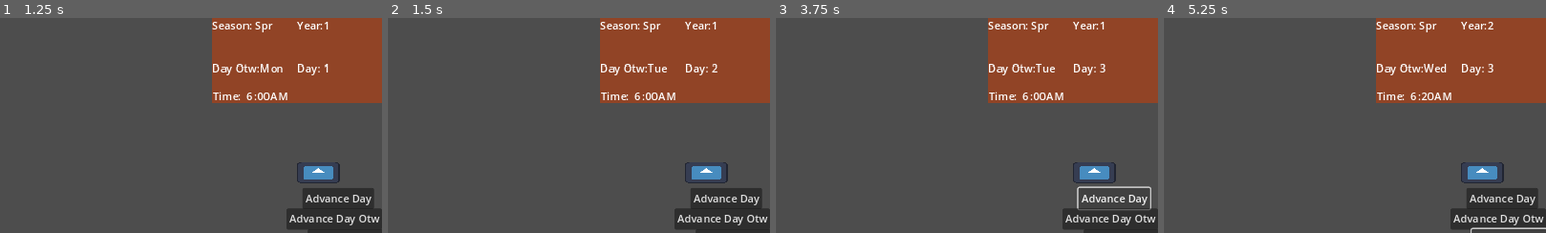
Above: before the commit, frames 1-4 (left to right).
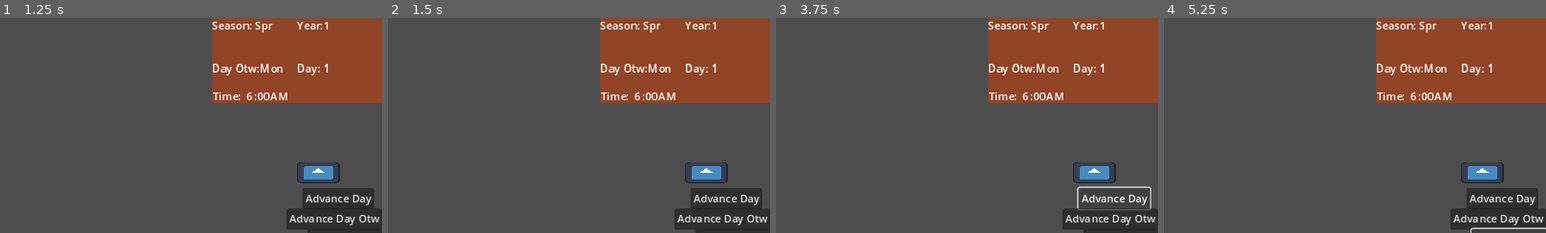
Above: after the commit, the same moments.

Repository: AtaMakesStuff/internship-farming-game
Game: Godot game, scene res://title.tscn
The game is run twice, just before and just after one commit, with the same random seed, the same clock (stepped at 60 frames per second) and the same inputs. The engine's default icon, where the game draws it, is replaced by a stand-in: a white triangle on a blue panel in a dark square.
Inputs:
- Up to frame 1 (1.25 s): click "Play" at 0.5 s
- Up to frame 2 (1.5 s): click "End Day" at 1.25 s
- Up to frame 3 (3.75 s): click "Start Time" at 2 s; click "Start Time" at 2.75 s; click "Advance Day" at 3.5 s
- Up to frame 4 (5.25 s): click "Advance Day Otw" at 4.25 s; click "Advance Year" at 5 s
The pictures show only the part of the screen within x 50-100%, y 0-50%; the shares and areas given below are measured in that part.

Frame 1 is identical in both runs. In frame 2, 0.2% of the frame differs, in the area x 68-87%, y 21-26%; in frame 3, 0.2%; in frame 4, 0.3%, in the area x 67-87%, y 1-39%.

Commit message:
Broken
- removed signals from buttons on testing scene
- end_day() no longer calls advance_day()
- start_tracking_minutes() no longer starts the timer node

Diff:
--- a/internship-farming-game/testing.tscn
+++ b/internship-farming-game/testing.tscn
@@ -121,12 +121,6 @@
 [connection signal="send_active_queue" from="CanvasLayer2/inventory_hotbar_ui/NinePatchRect/GridContainer" to="CanvasLayer2/inventory_hotbar_ui" method="_on_grid_container_send_active_queue"]
 [connection signal="npc_clicked" from="npc/Sprite2D" to="dialogue_box" method="_on_sprite_2d_npc_clicked"]
 [connection signal="dialogue_finished" from="dialogue_box/text_box" to="dialogue_box" method="_on_text_box_dialogue_finished"]
-[connection signal="pressed" from="time/testingTime" to="time" method="_on_testing_time_pressed"]
-[connection signal="pressed" from="time/testingTime2" to="time" method="_on_testing_time_2_pressed"]
-[connection signal="pressed" from="time/testingTime3" to="time" method="_on_testing_time_3_pressed"]
-[connection signal="pressed" from="time/testingTime4" to="time" method="_on_testing_time_4_pressed"]
-[connection signal="pressed" from="time/testingTime5" to="time" method="_on_testing_time_5_pressed"]
-[connection signal="pressed" from="time/testingTime6" to="time" method="_on_testing_time_6_pressed"]
 
 [editable path="CanvasLayer/inventory_ui"]
 [editable path="CanvasLayer2/inventory_hotbar_ui"]
--- a/internship-farming-game/time.gd
+++ b/internship-farming-game/time.gd
@@ -84,10 +84,9 @@
 	if current_day == max_day:
 		advance_season()
 	advance_day_otw()
-	advance_day()
 
 func start_tracking_minutes():
-	$Timer.start()
+	pass
 
 func _on_testing_time_pressed() -> void:
 	advance_day()
